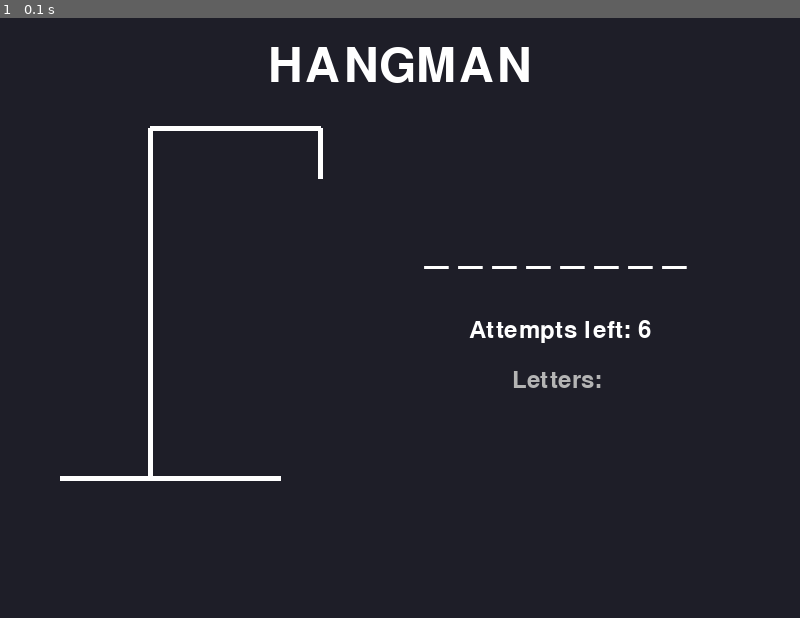
Above: before the commit, frame 1.
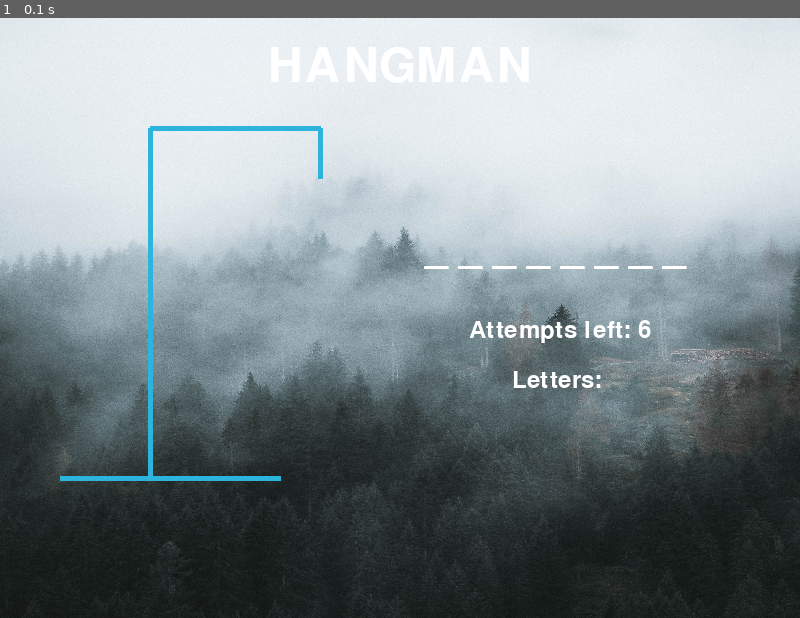
Above: after the commit, the same moment.

Repository: Sabina-Kari-ai/Epitech
Game: pygame game, started from Day 09/hangman_pygame.py
Same seed, same stepped clock (60 frames per second), same inputs: the game is played once before the commit and once after it.
Inputs:
- Up to frame 1 (0.1 s): no input

The runs differ from the first frame. In frame 1, 73% of the frame differs, in the area x 0-100%, y 0-100%.

Commit message:
Update Hangman background and colors

Diff:
--- a/Day 09/hangman_pygame.py
+++ b/Day 09/hangman_pygame.py
@@ -32,6 +32,14 @@
 
     return os.path.join(os.path.dirname(__file__), filename)
 
+background = pygame.image.load(
+    resource_path("background.png")
+).convert()
+
+background = pygame.transform.scale(
+    background,
+    (WIDTH, HEIGHT)
+)
 
 # Read words
 try:
@@ -60,21 +68,23 @@
 
 # Draw hangman
 def draw_hangman(errors):
+    HANGMAN_COLOR = (45, 180, 220)
+
     # Gallows
-    pygame.draw.line(screen, WHITE, (60, 460), (280, 460), 5)
-    pygame.draw.line(screen, WHITE, (150, 460), (150, 110), 5)
-    pygame.draw.line(screen, WHITE, (150, 110), (320, 110), 5)
-    pygame.draw.line(screen, WHITE, (320, 110), (320, 160), 5)
+    pygame.draw.line(screen, HANGMAN_COLOR, (60, 460), (280, 460), 5)
+    pygame.draw.line(screen, HANGMAN_COLOR, (150, 460), (150, 110), 5)
+    pygame.draw.line(screen, HANGMAN_COLOR, (150, 110), (320, 110), 5)
+    pygame.draw.line(screen, HANGMAN_COLOR, (320, 110), (320, 160), 5)
 
     # Head
     if errors >= 1:
-        pygame.draw.circle(screen, WHITE, (320, 195), 35, 4)
+        pygame.draw.circle(screen, HANGMAN_COLOR, (320, 195), 35, 4)
 
     # Body
     if errors >= 2:
         pygame.draw.line(
             screen,
-            WHITE,
+            HANGMAN_COLOR,
             (320, 230),
             (320, 330),
             4
@@ -84,7 +94,7 @@
     if errors >= 3:
         pygame.draw.line(
             screen,
-            WHITE,
+            HANGMAN_COLOR,
             (320, 260),
             (275, 300),
             4
@@ -94,7 +104,7 @@
     if errors >= 4:
         pygame.draw.line(
             screen,
-            WHITE,
+            HANGMAN_COLOR,
             (320, 260),
             (365, 300),
             4
@@ -104,7 +114,7 @@
     if errors >= 5:
         pygame.draw.line(
             screen,
-            WHITE,
+            HANGMAN_COLOR,
             (320, 330),
             (280, 390),
             4
@@ -114,12 +124,11 @@
     if errors >= 6:
         pygame.draw.line(
             screen,
-            WHITE,
+            HANGMAN_COLOR,
             (320, 330),
             (360, 390),
             4
         )
-
 
 word, guessed_letters, attempts = new_game()
 
@@ -169,7 +178,7 @@
 
 
     # Background
-    screen.fill(BACKGROUND)
+    screen.blit(background, (0, 0))
 
 
     # Title
@@ -220,7 +229,7 @@
     letters_text = text_font.render(
         "Letters: " + " ".join(guessed_letters),
         True,
-        GRAY
+        WHITE
     )
 
     screen.blit(
@@ -262,7 +271,7 @@
         lose_text = big_font.render(
             "GAME OVER",
             True,
-            RED
+            pygame.Color("red")
         )
 
         screen.blit(
Binary file added: Day 09/background.png
